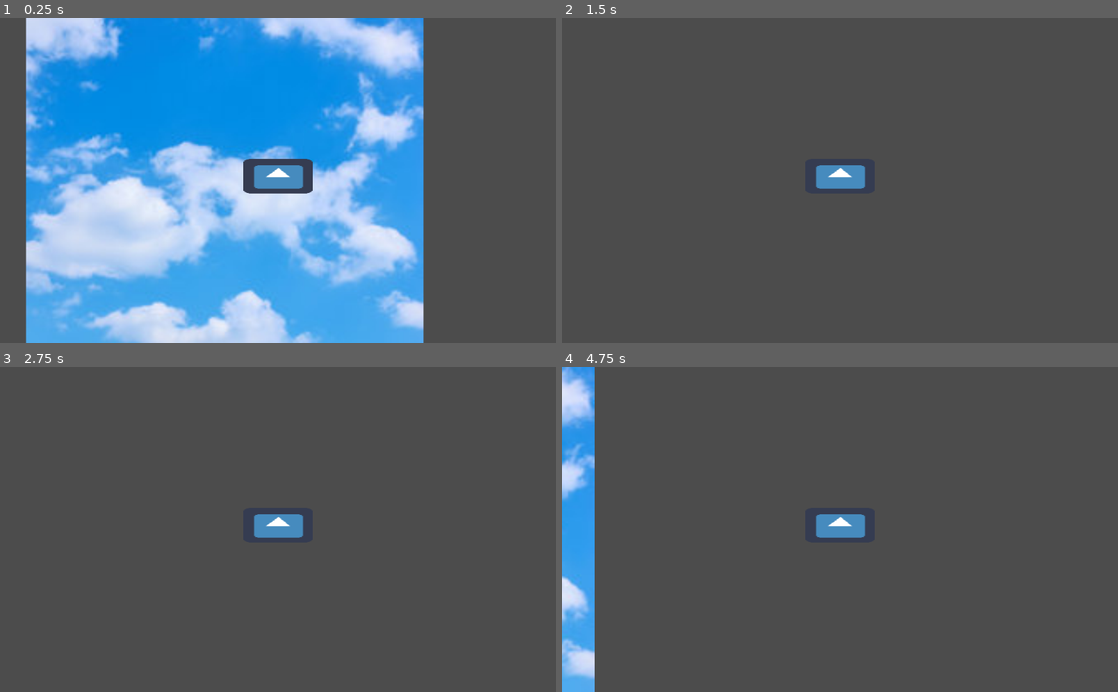
Above: before the commit, frames 1-4 (two rows, left to right).
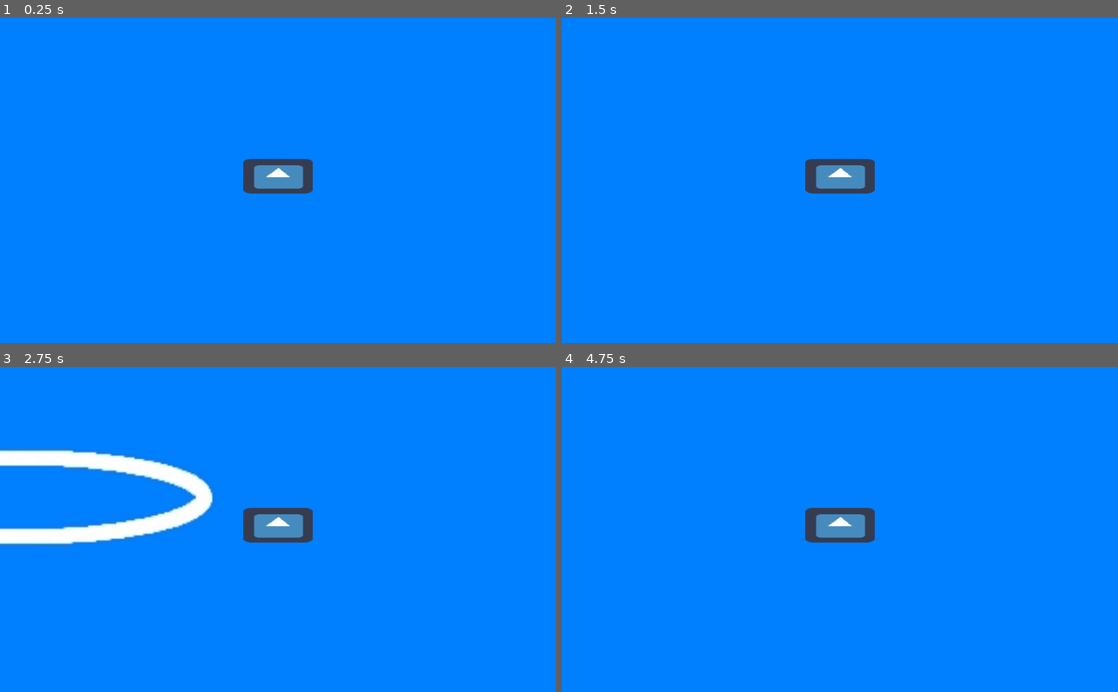
Above: after the commit, the same moments.

Repository: thebigG/Gunner
Game: Godot game, scene res://World.tscn
The game is run twice, just before and just after one commit, with the same random seed, the same clock (stepped at 60 frames per second) and the same inputs. The engine's default icon, where the game draws it, is replaced by a stand-in: a white triangle on a blue panel in a dark square.
Inputs:
- Up to frame 1 (0.25 s): no input
- Up to frame 2 (1.5 s): tap Enter at 0.5 s; hold Right (ui_right) 0.53-1.28 s; tap Space at 1.25 s; hold Down (ui_down) from 1.28 s (still down)
- Up to frame 3 (2.75 s): release Down (ui_down) at 2.03 s; hold Right (ui_right) from 2.03 s (still down)
- Up to frame 4 (4.75 s): release Right (ui_right) at 2.78 s; hold Up (ui_up) 2.78-3.53 s; tap Enter at 3.5 s; hold Left (ui_left) from 3.53 s (still down); tap Space at 4.25 s

The runs differ from the first frame. In frame 1, 98% of the frame differs, in the area x 0-100%, y 0-100%; in frame 2, 99%; in frame 3, 99%; in frame 4, 99%.

Commit message:
-Got smooth infinite scrolling :)

Diff:
--- a/EasyStage.tscn
+++ b/EasyStage.tscn
@@ -1,6 +1,6 @@
 [gd_scene load_steps=4 format=2]
 
-[ext_resource path="res://Sky-Background.jpg" type="Texture" id=1]
+[ext_resource path="res://Solid_background.jpg" type="Texture" id=1]
 
 [sub_resource type="CanvasItemMaterial" id=1]
 
@@ -9,17 +9,17 @@
 [node name="EasyStage" type="ParallaxBackground"]
 scroll_offset = Vector2( 1, 360 )
 __meta__ = {
-"_edit_horizontal_guides_": [ 0.0, 728.0 ],
-"_edit_vertical_guides_": [ -1808.0 ]
+"_edit_horizontal_guides_": [ 7224.0, 728.0, 512.0 ],
+"_edit_vertical_guides_": [ -1808.0, -3024.0 ]
 }
 
 [node name="ParallaxLayer" type="ParallaxLayer" parent="."]
 material = SubResource( 1 )
 position = Vector2( 168, 184 )
-motion_mirroring = Vector2( 0, 728 )
+motion_mirroring = Vector2( 0, 7000 )
 
 [node name="Background" type="Sprite" parent="ParallaxLayer"]
-position = Vector2( -168, -184 )
+position = Vector2( -1808, -176 )
 scale = Vector2( 2.03333, 2.04444 )
 texture = ExtResource( 1 )
 normal_map = SubResource( 2 )
--- a/Gunner1.tscn
+++ b/Gunner1.tscn
@@ -10,12 +10,12 @@
 flags = 39
 
 [node name="Gunner1" type="KinematicBody2D"]
-position = Vector2( 440, 304 )
+position = Vector2( 632, 304 )
 script = ExtResource( 1 )
 __meta__ = {
 "_edit_group_": true
 }
-speed = 5
+speed = 20
 
 [node name="CollisionShape2D" type="CollisionShape2D" parent="."]
 shape = SubResource( 1 )
Binary file added: Solid_background.jpg
Not shown, added: Solid_background.jpg.import
Binary file added: blue0517.jpg
Not shown, added: blue0517.jpg.import
